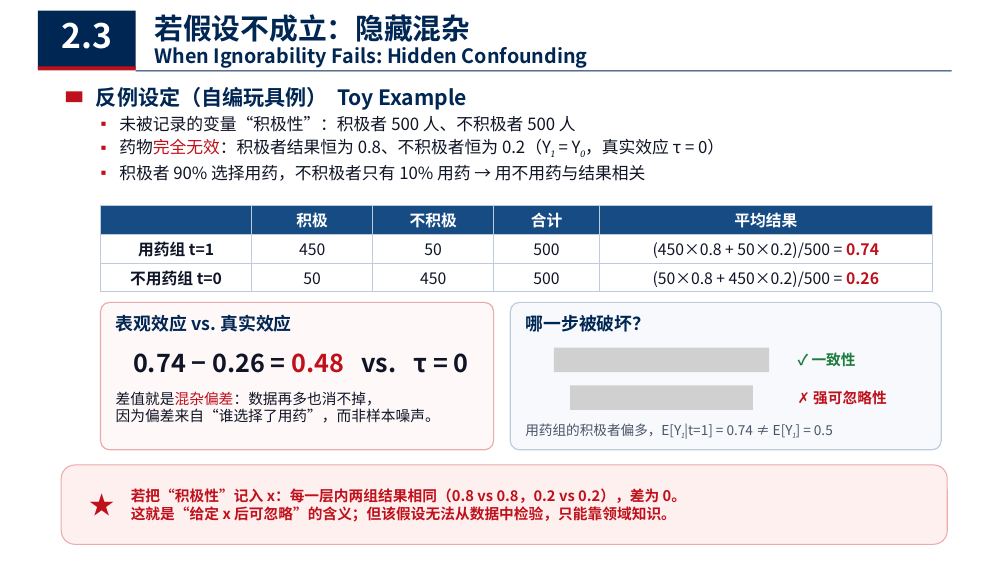
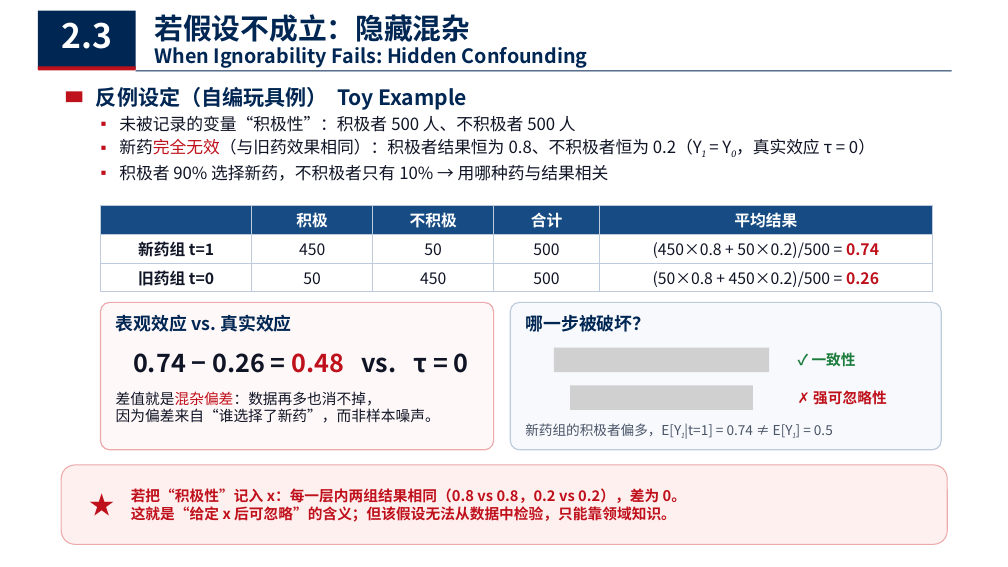
Before and after one commit to chanearly2002/Stastical_Computing, a slide deck: slide 10 of 个体处理效应估计.pptx. Drawn at 1008x567 pixels with LibreOffice and Linux fonts; fonts in the diff are those of the drawing; grey boxes stand for pictures. Boxes give left, top, right and bottom in pixels: in the first picture for what was removed or moved away, otherwise in the second. Text is boxed around its words. In the diff, an @@ line names an element or a change of style, - is before the commit and + after.

```diff
--- a/个体处理效应估计.pptx
+++ b/个体处理效应估计.pptx
@@ text at (119, 138, 875, 181): text changed @@
-▪ 药物完全无效：积极者结果恒为 0.8、不积极者恒为 0.2（Y1 = Y0，真实效应 τ = 0）
-▪ 积极者 90% 选择用药，不积极者只有 10% 用药 → 用不用药与结果相关
+▪ 新药完全无效（与旧药效果相同）：积极者结果恒为 0.8、不积极者恒为 0.2（Y1 = Y0，真实效应 τ = 0）
+▪ 积极者 90% 选择新药，不积极者只有 10% → 用哪种药与结果相关
@@ table at (101, 206, 932, 292) @@
-row 2, column 1: 用药组 t=1
+row 2, column 1: 新药组 t=1
-row 3, column 1: 不用药组 t=0
+row 3, column 1: 旧药组 t=0
@@ text at (116, 408, 440, 423): text changed @@
-因为偏差来自“谁选择了用药”，而非样本噪声。
+因为偏差来自“谁选择了新药”，而非样本噪声。
@@ text at (525, 423, 833, 439): text changed @@
-用药组的积极者偏多，E[Y1|t=1] = 0.74 ≠ E[Y1] = 0.5
+新药组的积极者偏多，E[Y1|t=1] = 0.74 ≠ E[Y1] = 0.5
```
Also in this commit, not shown: 11 other slides changed, 1 other file.
